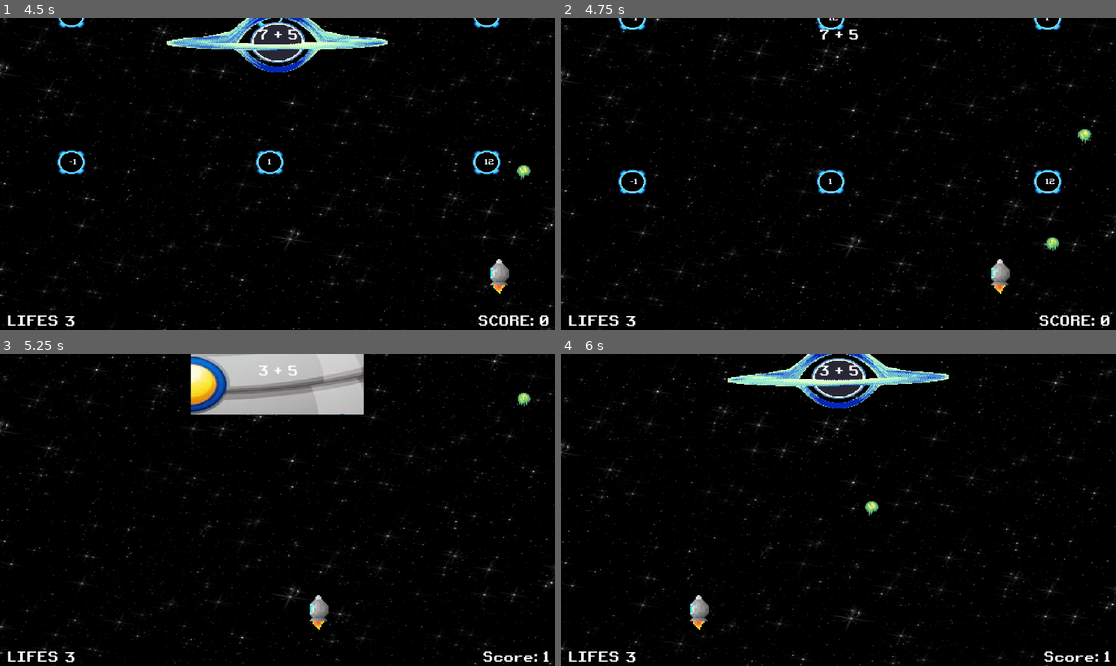
Above: before the commit, frames 1-4 (two rows, left to right).
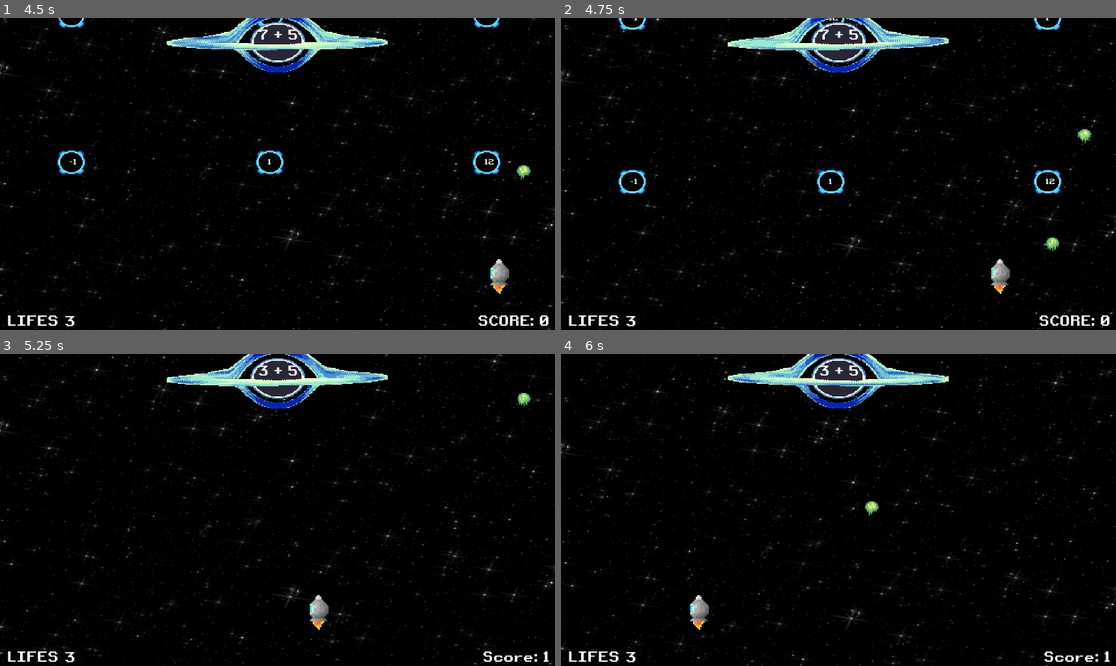
Above: after the commit, the same moments.

Repository: Keeeff9/math-kid
Game: Godot game, scene res://Scenes/menu.tscn
Two runs of this game, one before a commit and one after it. Both use one fixed random seed, a clock stepped at 60 frames per second and the inputs below.
Inputs:
- Up to frame 1 (4.5 s): click "START" at 0.5 s; tap Enter (ui_accept) at 1.25, 1.52, 2.27, 3.77 s; hold Right (ui_right) 1.28-2.03 s; hold Left (ui_left) 2.03-2.78 s; hold Right (ui_right) 2.78-4.28 s; hold Left (ui_left) from 4.28 s (still down)
- Up to frame 2 (4.75 s): keep holding Left (ui_left); tap Enter (ui_accept) at 4.52 s
- Up to frame 3 (5.25 s): keep holding Left (ui_left)
- Up to frame 4 (6 s): keep holding Left (ui_left); tap Enter (ui_accept) at 5.27 s

Frame 1 is identical in both runs. In frame 2, 2.8% of the frame differs, in the area x 30-70%, y 0-18%; in frame 3, 6.3%, in the area x 30-70%, y 0-20%; in frame 4, 1.3%.

Commit message:
random cerca al numero correcto D.M

Diff:
--- a/SpaceMath/v.0.2.0/Scenes/gui.tscn
+++ b/SpaceMath/v.0.2.0/Scenes/gui.tscn
@@ -1,9 +1,8 @@
-[gd_scene load_steps=84 format=3 uid="uid://g23050u7d6na"]
+[gd_scene load_steps=67 format=3 uid="uid://g23050u7d6na"]
 
 [ext_resource type="Script" path="res://Scripts/gui.gd" id="1_hkawb"]
 [ext_resource type="Texture2D" uid="uid://cyqv4mi4vcaps" path="res://Assets/mainEnemy.png" id="2_2x6m2"]
 [ext_resource type="FontFile" uid="uid://s15272omc2m3" path="res://Assets/fonts/retro.ttf" id="2_mlilq"]
-[ext_resource type="Texture2D" uid="uid://dgkkj3qgr6gct" path="res://Assets/Principal.png" id="3_12b0v"]
 
 [sub_resource type="LabelSettings" id="LabelSettings_ebfd4"]
 font_size = 28
@@ -247,70 +246,6 @@
 [sub_resource type="AtlasTexture" id="AtlasTexture_loo3p"]
 atlas = ExtResource("2_2x6m2")
 region = Rect2(11800, 0, 200, 200)
-
-[sub_resource type="AtlasTexture" id="AtlasTexture_soqo5"]
-atlas = ExtResource("3_12b0v")
-region = Rect2(0, 0, 156, 89)
-
-[sub_resource type="AtlasTexture" id="AtlasTexture_ejy6h"]
-atlas = ExtResource("3_12b0v")
-region = Rect2(156, 0, 156, 89)
-
-[sub_resource type="AtlasTexture" id="AtlasTexture_hmqhv"]
-atlas = ExtResource("3_12b0v")
-region = Rect2(312, 0, 156, 89)
-
-[sub_resource type="AtlasTexture" id="AtlasTexture_e3stp"]
-atlas = ExtResource("3_12b0v")
-region = Rect2(468, 0, 156, 89)
-
-[sub_resource type="AtlasTexture" id="AtlasTexture_myygn"]
-atlas = ExtResource("3_12b0v")
-region = Rect2(0, 89, 156, 89)
-
-[sub_resource type="AtlasTexture" id="AtlasTexture_flh8h"]
-atlas = ExtResource("3_12b0v")
-region = Rect2(156, 89, 156, 89)
-
-[sub_resource type="AtlasTexture" id="AtlasTexture_ksqag"]
-atlas = ExtResource("3_12b0v")
-region = Rect2(312, 89, 156, 89)
-
-[sub_resource type="AtlasTexture" id="AtlasTexture_a8asc"]
-atlas = ExtResource("3_12b0v")
-region = Rect2(468, 89, 156, 89)
-
-[sub_resource type="AtlasTexture" id="AtlasTexture_rk1qp"]
-atlas = ExtResource("3_12b0v")
-region = Rect2(0, 178, 156, 89)
-
-[sub_resource type="AtlasTexture" id="AtlasTexture_3371q"]
-atlas = ExtResource("3_12b0v")
-region = Rect2(156, 178, 156, 89)
-
-[sub_resource type="AtlasTexture" id="AtlasTexture_crp8f"]
-atlas = ExtResource("3_12b0v")
-region = Rect2(312, 178, 156, 89)
-
-[sub_resource type="AtlasTexture" id="AtlasTexture_2bmge"]
-atlas = ExtResource("3_12b0v")
-region = Rect2(468, 178, 156, 89)
-
-[sub_resource type="AtlasTexture" id="AtlasTexture_nex2n"]
-atlas = ExtResource("3_12b0v")
-region = Rect2(0, 267, 156, 89)
-
-[sub_resource type="AtlasTexture" id="AtlasTexture_1n2bo"]
-atlas = ExtResource("3_12b0v")
-region = Rect2(156, 267, 156, 89)
-
-[sub_resource type="AtlasTexture" id="AtlasTexture_8gx66"]
-atlas = ExtResource("3_12b0v")
-region = Rect2(312, 267, 156, 89)
-
-[sub_resource type="AtlasTexture" id="AtlasTexture_xf64l"]
-atlas = ExtResource("3_12b0v")
-region = Rect2(468, 267, 156, 89)
 
 [sub_resource type="SpriteFrames" id="SpriteFrames_xuger"]
 animations = [{
@@ -494,54 +429,6 @@
 }, {
 "duration": 1.0,
 "texture": SubResource("AtlasTexture_loo3p")
-}, {
-"duration": 1.0,
-"texture": SubResource("AtlasTexture_soqo5")
-}, {
-"duration": 1.0,
-"texture": SubResource("AtlasTexture_ejy6h")
-}, {
-"duration": 1.0,
-"texture": SubResource("AtlasTexture_hmqhv")
-}, {
-"duration": 1.0,
-"texture": SubResource("AtlasTexture_e3stp")
-}, {
-"duration": 1.0,
-"texture": SubResource("AtlasTexture_myygn")
-}, {
-"duration": 1.0,
-"texture": SubResource("AtlasTexture_flh8h")
-}, {
-"duration": 1.0,
-"texture": SubResource("AtlasTexture_ksqag")
-}, {
-"duration": 1.0,
-"texture": SubResource("AtlasTexture_a8asc")
-}, {
-"duration": 1.0,
-"texture": SubResource("AtlasTexture_rk1qp")
-}, {
-"duration": 1.0,
-"texture": SubResource("AtlasTexture_3371q")
-}, {
-"duration": 1.0,
-"texture": SubResource("AtlasTexture_crp8f")
-}, {
-"duration": 1.0,
-"texture": SubResource("AtlasTexture_2bmge")
-}, {
-"duration": 1.0,
-"texture": SubResource("AtlasTexture_nex2n")
-}, {
-"duration": 1.0,
-"texture": SubResource("AtlasTexture_1n2bo")
-}, {
-"duration": 1.0,
-"texture": SubResource("AtlasTexture_8gx66")
-}, {
-"duration": 1.0,
-"texture": SubResource("AtlasTexture_xf64l")
 }],
 "loop": true,
 "name": &"default",
--- a/SpaceMath/v.0.2.0/Scripts/globalVariables.gd
+++ b/SpaceMath/v.0.2.0/Scripts/globalVariables.gd
@@ -22,7 +22,7 @@
 	correct_answer = num1 + num2
 
 func crearDosNumerosRandom()-> void:
-	incorret_answer.clear()  # Reiniciar el array cada vez que generes nuevos números
+	incorret_answer.clear()
 	var numRandom = RandomNumberGenerator.new()
 	var numAleatorioRandom = numRandom.randi_range(1,5)
 	var num1Random = correct_answer + numAleatorioRandom
